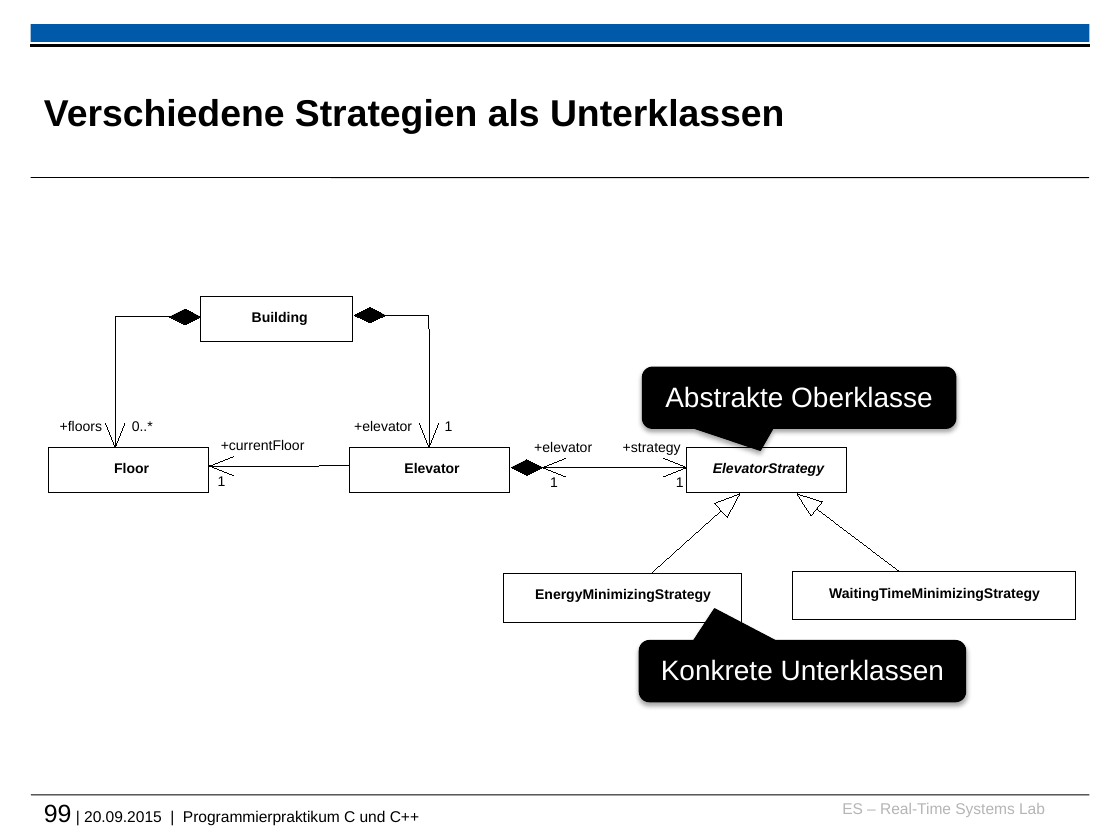
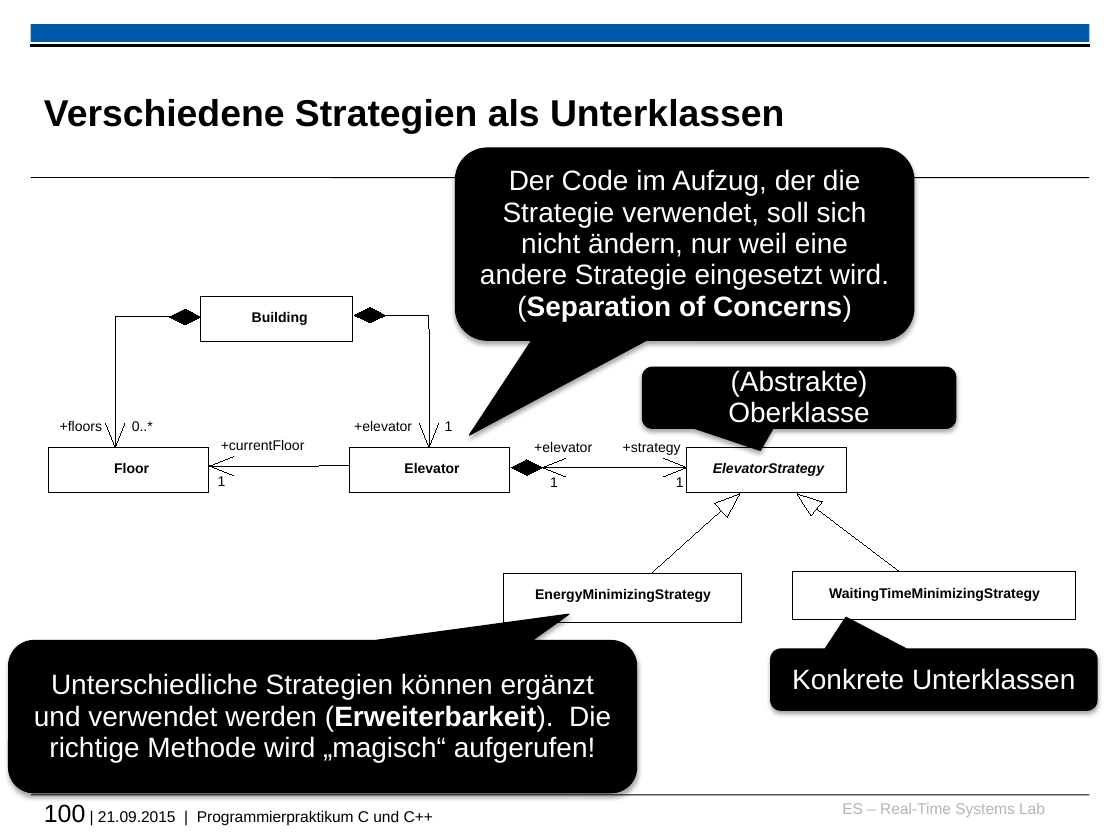
Before and after one commit to h82k/tud-cppp, a slide deck: slide 100 of cppp_lecture.pptx (slide 99 before the commit). Drawn at 1120x840 pixels with LibreOffice and Linux fonts; fonts in the diff are those of the drawing; background and template pictures are left out. Boxes give left, top, right and bottom in pixels: in the first picture for what was removed or moved away, otherwise in the second. Text is boxed around its words. In the diff, an @@ line names an element or a change of style, - is before the commit and + after.

```diff
--- a/cppp_lecture.pptx
+++ b/cppp_lecture.pptx
@@ rounded speech box added at (x1=456, y1=148, x2=914, y2=340), fill #000000, outline #000000 0.75 pt, 18 pt, text #FFFFFF @@
+Der Code im Aufzug, der die Strategie verwendet, soll sich nicht ändern, nur weil eine andere Strategie eingesetzt wird.
+(Separation of Concerns)
@@ text in rounded speech box at (x1=728, y1=370, x2=869, y2=423): text changed @@
-Abstrakte Oberklasse
+(Abstrakte) Oberklasse
@@ rounded speech box added at (x1=9, y1=641, x2=637, y2=793), fill #000000, outline #000000 0.75 pt, 18 pt, text #FFFFFF @@
+Unterschiedliche Strategien können ergänzt und verwendet werden (Erweiterbarkeit). Die richtige Methode wird „magisch“ aufgerufen!
@@ rounded speech box "Konkrete Unterklassen" moved from (x1=640, y1=641, x2=965, y2=702) to (x1=771, y1=648, x2=1096, y2=710) @@
@@ text at (x1=44, y1=804, x2=433, y2=825): text changed @@
-99 | 20.09.2015 | Programmierpraktikum C und C++
+100 | 21.09.2015 | Programmierpraktikum C und C++
```
Also in this commit, not shown: 6 other slides changed, 1 slide added, 1 slide removed, 1 other file.
